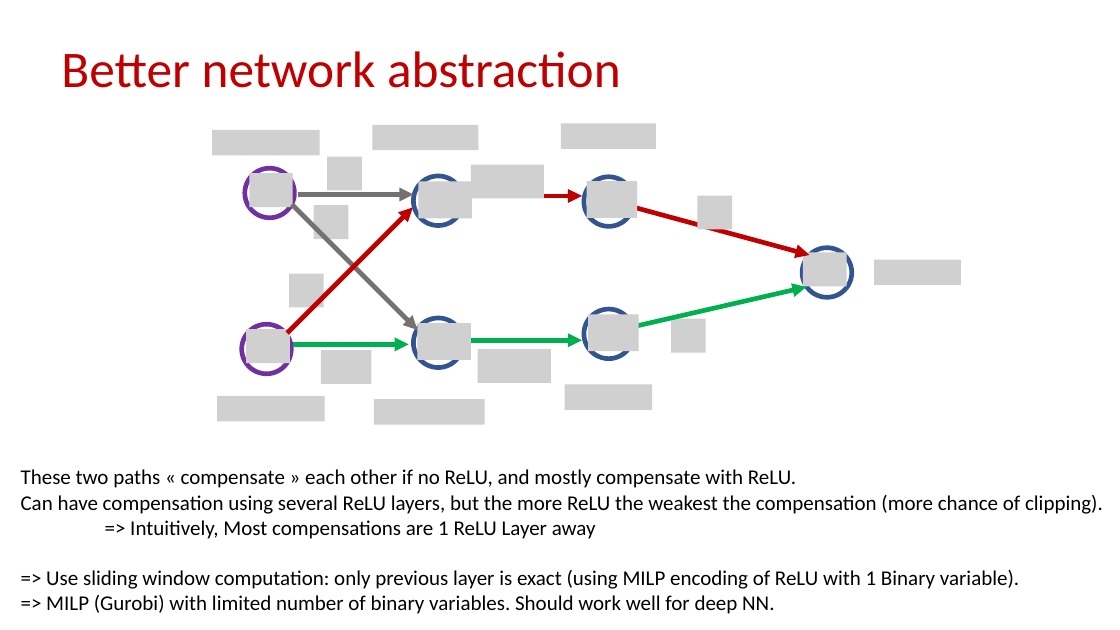
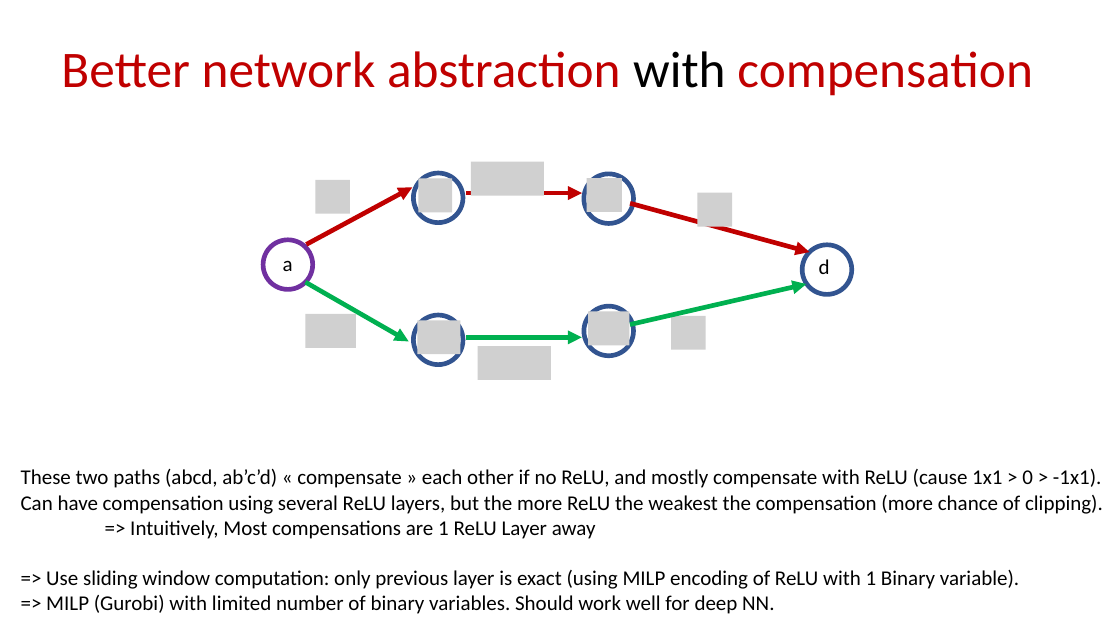
Before and after one commit to blaisegenest/vericompensate, a slide deck: slide 2 of WP1verifDNN.pptx (slide 12 before the commit). Drawn at 1120x630 pixels with LibreOffice and Linux fonts; fonts in the diff are those of the drawing; grey boxes stand for pictures. Boxes give left, top, right and bottom in pixels: in the first picture for what was removed or moved away, otherwise in the second. Text is boxed around its words. In the diff, an @@ line names an element or a change of style, - is before the commit and + after.

```diff
--- a/WP1verifDNN.pptx
+++ b/WP1verifDNN.pptx
@@ text at (x1=61, y1=51, x2=1032, y2=96): text changed @@
-Better network abstraction
+Better network abstraction with compensation
@@ picture removed at (x1=213, y1=130, x2=320, y2=155) @@
@@ picture removed at (x1=372, y1=125, x2=478, y2=150) @@
@@ picture removed at (x1=561, y1=124, x2=656, y2=149) @@
@@ picture removed at (x1=250, y1=173, x2=293, y2=207) @@
@@ picture removed at (x1=328, y1=156, x2=362, y2=190) @@
@@ picture resized from (x1=418, y1=181, x2=472, y2=218) to (x1=418, y1=179, x2=452, y2=213) @@
@@ picture resized from (x1=586, y1=181, x2=637, y2=218) to (x1=586, y1=178, x2=622, y2=212) @@
@@ arrow removed from (292, 204) to (418, 330) @@
@@ arrow removed from (297, 195) to (413, 195) @@
@@ arrow moved from (287, 334) - (413, 208) to (307, 245) - (413, 187) @@
@@ picture removed at (x1=313, y1=205, x2=348, y2=239) @@
@@ picture added at (x1=315, y1=180, x2=350, y2=213) @@
@@ 2 arrows, 1 ellipse, 1 picture moved together from (x1=584, y1=196, x2=810, y2=359) to (x1=584, y1=192, x2=810, y2=355) @@
@@ ellipse moved from (x1=245, y1=168, x2=294, y2=218) to (x1=263, y1=240, x2=313, y2=290) @@
@@ text added at (x1=283, y1=260, x2=293, y2=271), 18 pt, text #000000 @@
+a
@@ picture removed at (x1=803, y1=253, x2=847, y2=287) @@
@@ text added at (x1=819, y1=259, x2=830, y2=274), 18 pt, text #000000 @@
+d
@@ picture removed at (x1=875, y1=260, x2=961, y2=285) @@
@@ picture removed at (x1=289, y1=274, x2=323, y2=308) @@
@@ arrow moved from (293, 344) - (408, 344) to (306, 282) - (408, 341) @@
@@ ellipse removed at (x1=242, y1=324, x2=292, y2=374) @@
@@ picture removed at (x1=246, y1=329, x2=290, y2=363) @@
@@ picture added at (x1=306, y1=314, x2=356, y2=348) @@
@@ picture resized from (x1=418, y1=323, x2=471, y2=360) to (x1=418, y1=320, x2=460, y2=354) @@
@@ picture resized from (x1=588, y1=314, x2=639, y2=351) to (x1=588, y1=312, x2=629, y2=345) @@
@@ picture removed at (x1=321, y1=350, x2=371, y2=384) @@
@@ picture removed at (x1=565, y1=385, x2=652, y2=410) @@
@@ picture removed at (x1=217, y1=396, x2=324, y2=421) @@
@@ picture removed at (x1=374, y1=399, x2=485, y2=424) @@
@@ text at (x1=21, y1=469, x2=1101, y2=488): text changed @@
-These two paths « compensate » each other if no ReLU, and mostly compensate with ReLU.
+These two paths (abcd, ab’c’d) « compensate » each other if no ReLU, and mostly compensate with ReLU (cause 1x1 > 0 > -1x1).
```
Also in this commit, not shown: 6 other slides changed, 1 slide added, 15 slides removed, 1 other file.
